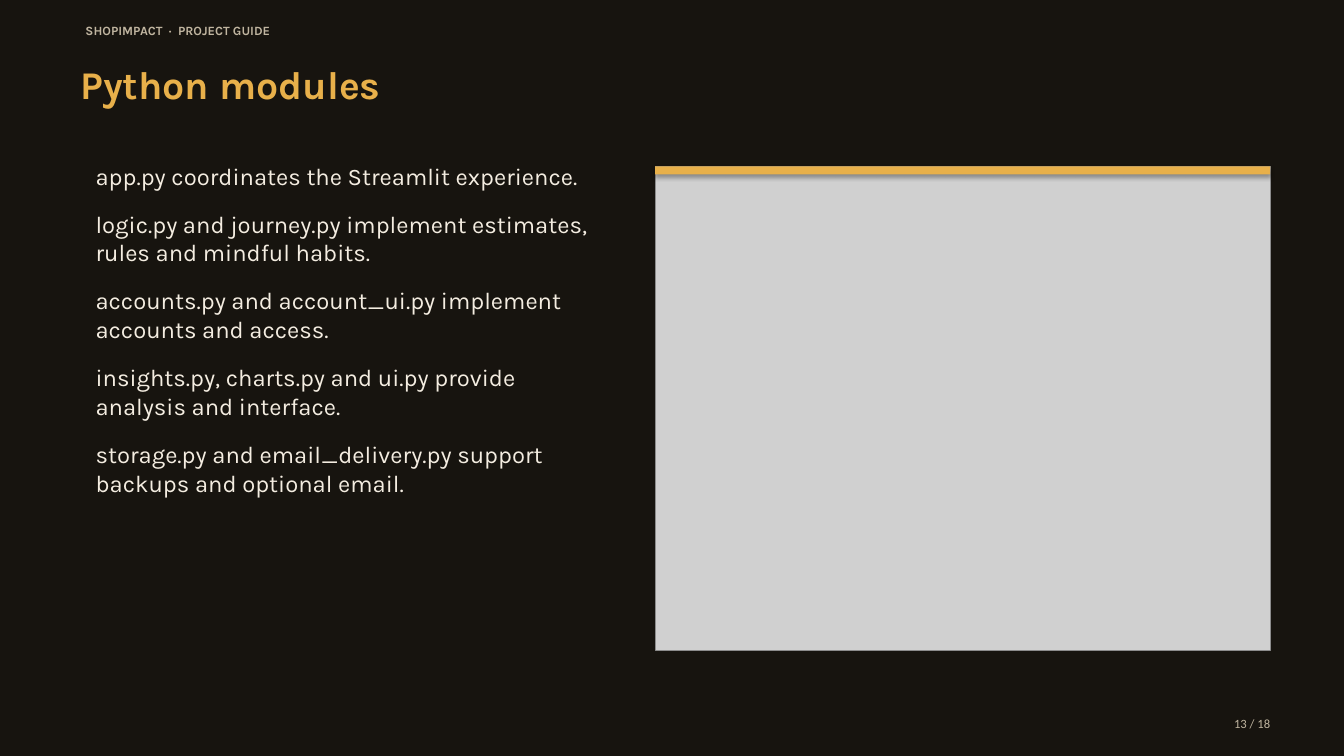
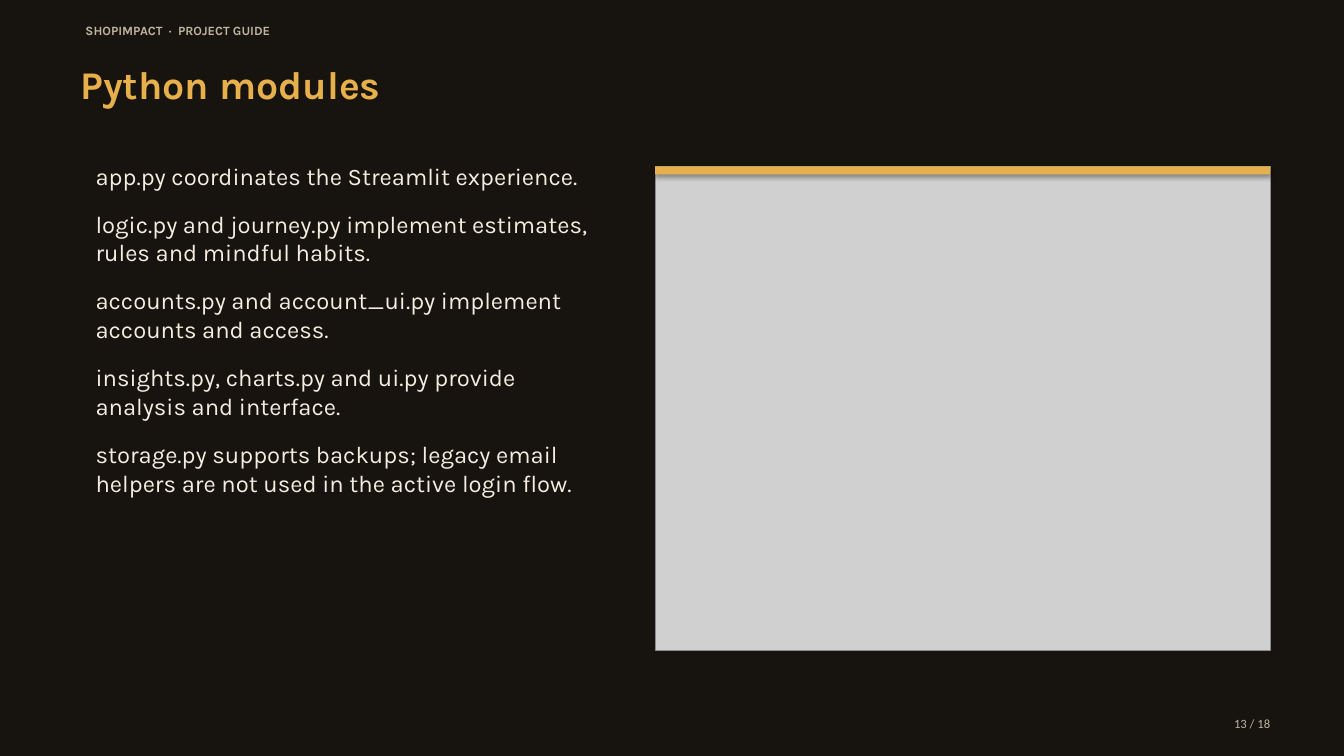
Before and after one commit to kavin-beep/IDAI102_1000527_ShopImpactAI_Kavin-K, a slide deck: slide 13 of output/presentation/ShopImpact_Vibrant_Deck.pptx. Drawn at 1344x756 pixels with LibreOffice and Linux fonts; fonts in the diff are those of the drawing; grey boxes stand for pictures. Boxes give left, top, right and bottom in pixels: in the first picture for what was removed or moved away, otherwise in the second. Text is boxed around its words. In the diff, an @@ line names an element or a change of style, - is before the commit and + after.

```diff
--- a/output/presentation/ShopImpact_Vibrant_Deck.pptx
+++ b/output/presentation/ShopImpact_Vibrant_Deck.pptx
@@ text at (96, 446, 571, 497): text changed @@
-storage.py and email_delivery.py support backups and optional email.
+storage.py supports backups; legacy email helpers are not used in the active login flow.
```
Also in this commit, not shown: 8 other slides changed, 1 slide added, 1 slide removed, 13 other files.
